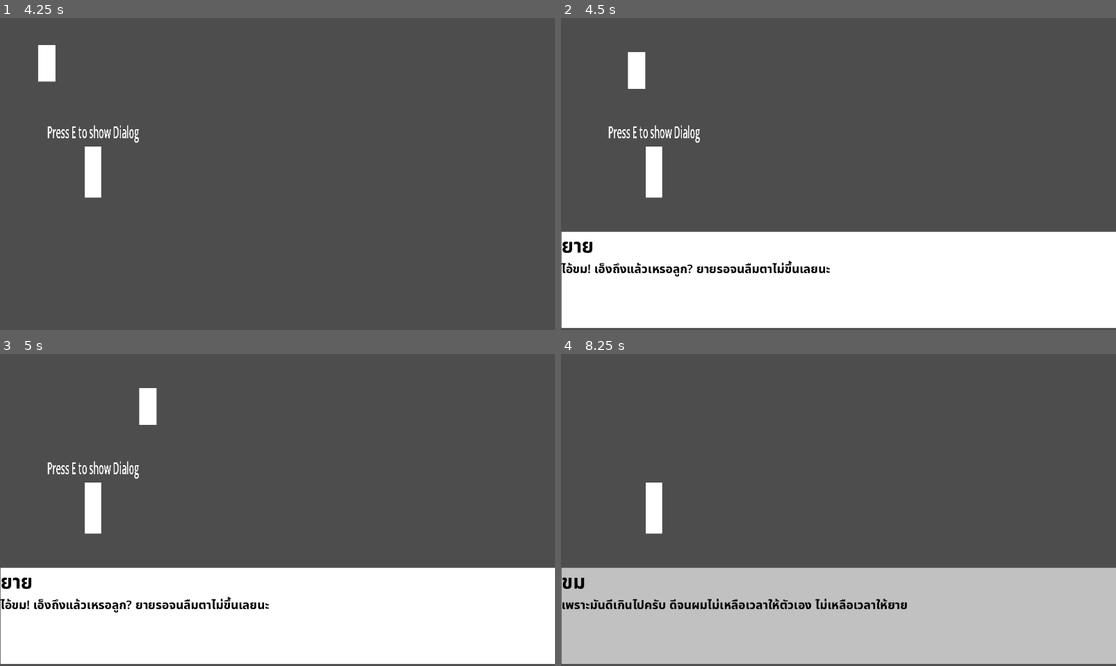
Above: before the commit, frames 1-4 (two rows, left to right).
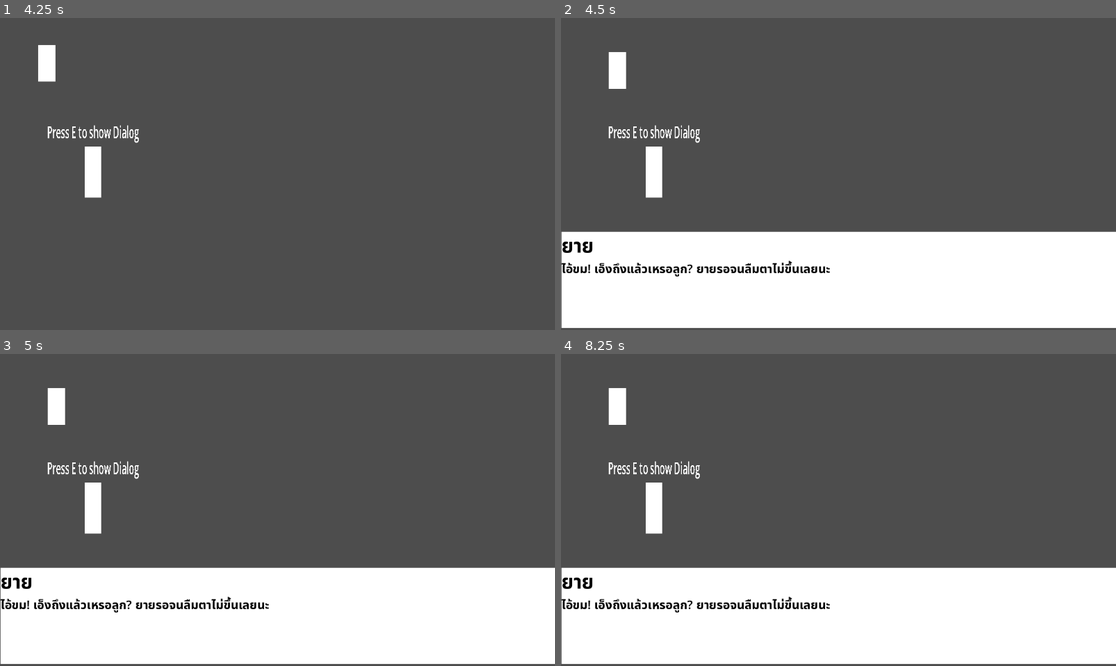
Above: after the commit, the same moments.

Repository: HeHHeyboi/BakChangKhom
Game: Godot game, scene res://Scene/MainGame.tscn
Same seed, same stepped clock (60 frames per second), same inputs: the game is played once before the commit and once after it. The project has no main scene, so this scene is started directly.
Inputs (mouse positions are in pixels of both pictures, inside the frame that each line leads up to):
- Up to frame 1 (4.25 s): tap Enter at 0.5, 3.5 s; move the mouse to (249, 236) at 0.52 s; hold W (up) 0.53-2.03 s; tap E every 0.75 s from 0.6 to 3.6 s; click (249, 236) at 0.67 s; move the mouse to (444, 220) at 1.27 s; move the mouse to (111, 127) at 2.02 s; hold A (left) 2.03-3.53 s; tap Space at 2.75 s; move the mouse to (305, 174) at 2.77 s; click (305, 174) at 2.92 s; move the mouse to (194, 96) at 3.52 s; hold S (down) from 3.53 s (still down)
- Up to frame 2 (4.5 s): move the mouse to (960, 158) at 4.27 s; release S (down) at 4.28 s; hold D (right) from 4.28 s (still down); tap E at 4.35 s
- Up to frame 3 (5 s): keep holding D (right)
- Up to frame 4 (8.25 s): release D (right) at 5 s; click "ยาย" at 5 s; click "ขม" at 5.75 s; tap Space at 6.5 s; move the mouse to (727, 525) at 6.52 s; hold W (up) 6.53-7.28 s; tap E at 6.6, 7.35, 8.1 s; click (727, 525) at 6.67 s; move the mouse to (894, 441) at 7.27 s; hold D (right) from 7.28 s (still down); tap Enter at 8 s; move the mouse to (810, 572) at 8.02 s

Frame 1 is identical in both runs. In frame 2, 0.8% of the frame differs, in the area x 8-16%, y 10-23%; in frame 3, 0.8%; in frame 4, 31%, in the area x 0-100%, y 10-100%.

Commit message:
Handle show_dialog()
fix: when show dialog disable player movement and enable when dialog end
feat: reset dialog dict and stack to default when call "show_dialog()"
feat: clear dialog dict and stack when dialog end

Diff:
--- a/Scripts/dialog_scene.gd
+++ b/Scripts/dialog_scene.gd
@@ -12,12 +12,12 @@
 const CHOICE = "choice"
 const TXT_PATH = "res://Assets/"
 
-var dialog_stack: Array[String] = [DIALOG]
-var index_stack: Array[int] = [0]
+var dialog_stack: Array[String] = []
+var index_stack: Array[int] = []
 var current_dialog: Array
 var DialogDict := {DIALOG: []}
 var choiceButton = preload("res://Scene/DialogChoice.tscn")
-
+var curPlayer: Player = null
 
 # NOTE: มีไว้ test
 # func _ready():
@@ -28,17 +28,24 @@
 
 
 # NOTE: อันนี้เอาไว้ใช้จริง จะเรียกผ่าน Object อื่น
-func show_dialog(file_path: StringName):
+func show_dialog(file_path: StringName, player: Player):
+	curPlayer = player
+	curPlayer.isDialogShow = true
+
+	dialog_stack.append(DIALOG)
+	index_stack.append(0)
 	self.visible = true
 	read_file(file_path)
 	current_dialog = DialogDict[dialog_stack[-1]]
 	show_text(current_dialog[index_stack[-1]])
 	pass
 
+
 # HACK: อาจจะเปลี่ยนที่หลัง
 func _ready() -> void:
 	self.visible = false
 	self.call_deferred("move_to_front")
+
 
 func read_file(file_path: StringName):
 	var file = FileAccess.open(file_path, FileAccess.READ)
@@ -119,9 +126,15 @@
 
 	show_text(current_dialog[index_stack[-1]])
 
+
 # NOTE: maybe this is a signal
-func dialog_end()->void:
+func dialog_end() -> void:
 	self.visible = false
+	curPlayer.isDialogShow = false
+	DialogDict.clear()
+	DialogDict[DIALOG] = []
+	index_stack.clear()
+
 
 func click_choice(button: Button) -> void:
 	var select_Choice = button.text
--- a/Scripts/player.gd
+++ b/Scripts/player.gd
@@ -3,19 +3,24 @@
 const speed = 300
 
 var Dir = Vector2(0, 0)
+var isDialogShow = false
 
 # TODO: เมื่อเข้า Dialog อาจจะต้อง Disable Player Input ทั้งหมด
 # อาจจะต้องใช้ Signal หรือ GameManager
 
+
 func _physics_process(_delta: float) -> void:
+	if isDialogShow:
+		return
+
 	Dir = Vector2.ZERO
-	if Input.is_action_pressed("up",true):
-		Dir.y -=1
-	elif Input.is_action_pressed("down",true):
+	if Input.is_action_pressed("up", true):
+		Dir.y -= 1
+	elif Input.is_action_pressed("down", true):
 		Dir.y += 1
-	elif Input.is_action_pressed("left",true):
+	elif Input.is_action_pressed("left", true):
 		Dir.x -= 1
-	elif Input.is_action_pressed("right",true):
+	elif Input.is_action_pressed("right", true):
 		Dir.x += 1
 
 	var Vspeed = Dir.normalized() * speed
--- a/Scripts/simple_npc.gd
+++ b/Scripts/simple_npc.gd
@@ -2,7 +2,7 @@
 
 var playerEnter = false
 @onready var TextAppear = $TextHelp
-@onready var player = self.get_node("../Player")
+@onready var player = self.get_node("../Player") as Player
 
 
 func _ready() -> void:
@@ -16,18 +16,18 @@
 		if event.is_pressed() && playerEnter:
 			if event.keycode == KEY_E:
 				DialogScene.visible = !DialogScene.visible
-				DialogScene.show_dialog("res://Assets/Chapter1ReturnHome.txt")
+				DialogScene.show_dialog("res://Assets/Chapter1ReturnHome.txt", player)
 
 
 func _on_dialog_area_body_entered(body: Node2D) -> void:
-	if body == player:
+	if body is Player:
 		prints("Player Enter")
 		playerEnter = true
 		TextAppear.show()
 
 
 func _on_dialog_area_body_exited(body: Node2D) -> void:
-	if body == player:
+	if body is Player:
 		prints("Player Exit")
 		playerEnter = false
 		TextAppear.hide()
